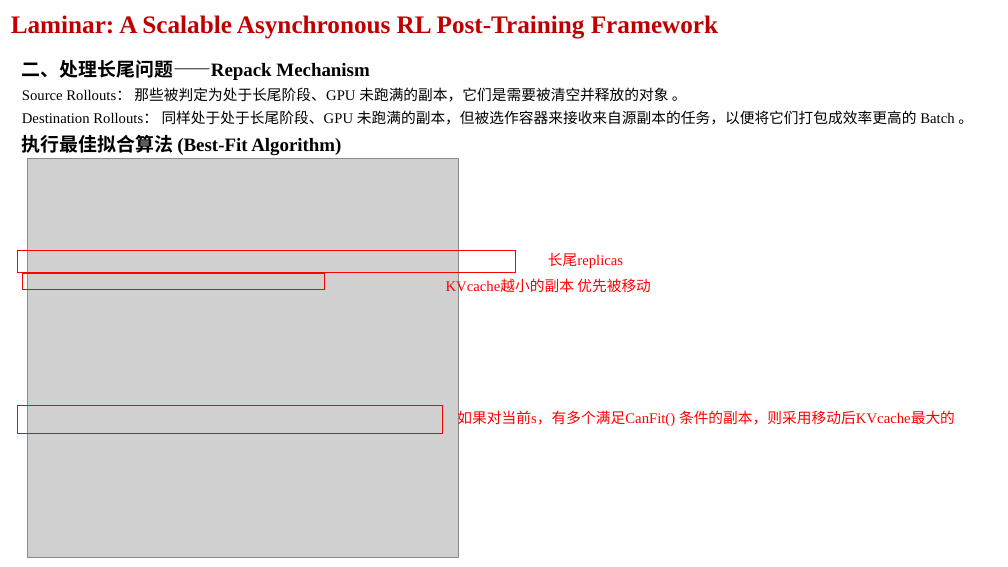
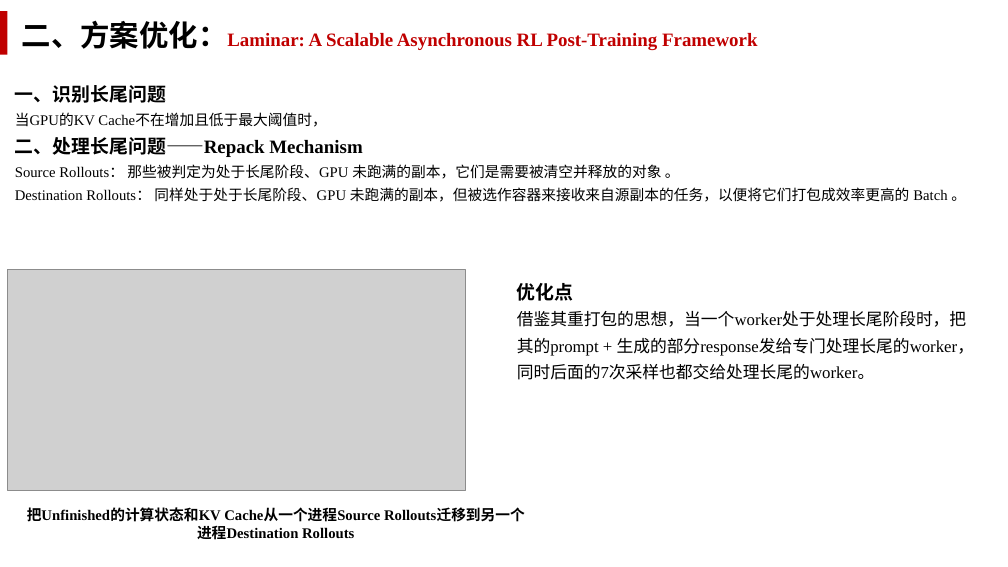
Before and after one commit to Watsontao/mindrlhf, a slide deck: slide 4 of 方案/组内分享.pptx (slide 3 before the commit). Drawn at 1008x567 pixels with LibreOffice and Linux fonts; fonts in the diff are those of the drawing; grey boxes stand for pictures. Boxes give left, top, right and bottom in pixels: in the first picture for what was removed or moved away, otherwise in the second. Text is boxed around its words. In the diff, an @@ line names an element or a change of style, - is before the commit and + after.

```diff
--- a/方案/组内分享.pptx
+++ b/方案/组内分享.pptx
@@ rectangle added at <box>0,11,8,55</box>, fill #C00000 @@
@@ text at <box>22,20,757,50</box>: text changed; size 24 to 18 pt @@
-Laminar: A Scalable Asynchronous RL Post-Training Framework
+二、方案优化：Laminar: A Scalable Asynchronous RL Post-Training Framework
@@ text "一、识别长尾问题": place and size @@
-text "一、识别长尾问题" at <box>22,60,973,155</box>
+text "一、识别长尾问题" at <box>15,85,966,202</box>
@@ text at <box>15,85,326,127</box>: paragraphs added @@
+一、识别长尾问题
+当GPU的KV Cache不在增加且低于最大阈值时，
@@ text at <box>22,135,341,155</box>: paragraph removed @@
-执行最佳拟合算法 (Best-Fit Algorithm)
@@ rectangle removed at <box>18,251,516,273</box> @@
@@ text removed at <box>548,252,623,268</box> @@
-长尾replicas
@@ picture: place and size @@
-picture at <box>28,159,459,558</box>
+picture at <box>8,270,465,491</box>
@@ rectangle removed at <box>23,274,324,290</box> @@
@@ text removed at <box>446,278,651,295</box> @@
-KVcache越小的副本 优先被移动
@@ text added at <box>517,283,974,380</box>, 16 pt, text #000000 @@
+优化点
+借鉴其重打包的思想，当一个worker处于处理长尾阶段时，把其的prompt + 生成的部分response发给专门处理长尾的worker，同时后面的7次采样也都交给处理长尾的worker。
@@ rectangle removed at <box>18,405,443,433</box> @@
@@ text removed at <box>457,409,955,428</box> @@
-如果对当前s，有多个满足CanFit() 条件的副本，则采用移动后KVcache最大的
@@ text added at <box>27,507,380,538</box>, 14 pt, text #000000, bold @@
+把Unfinished的计算状态和KV Cache从一个进程Source Rollouts迁移到另一个进程Destination Rollouts
```
Also in this commit, not shown: 3 other slides changed, 3 slides added, 3 slides removed, 1 other file.
